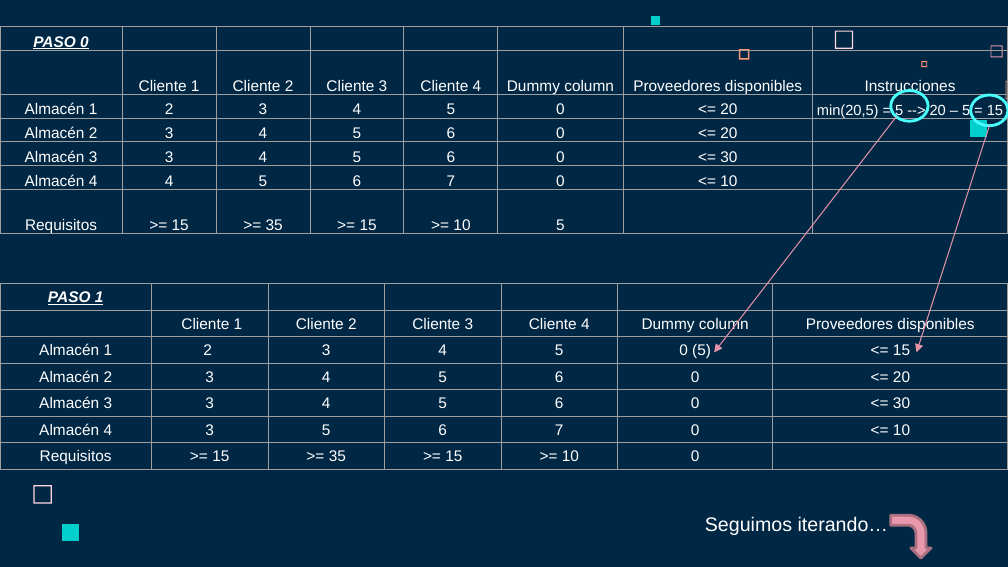
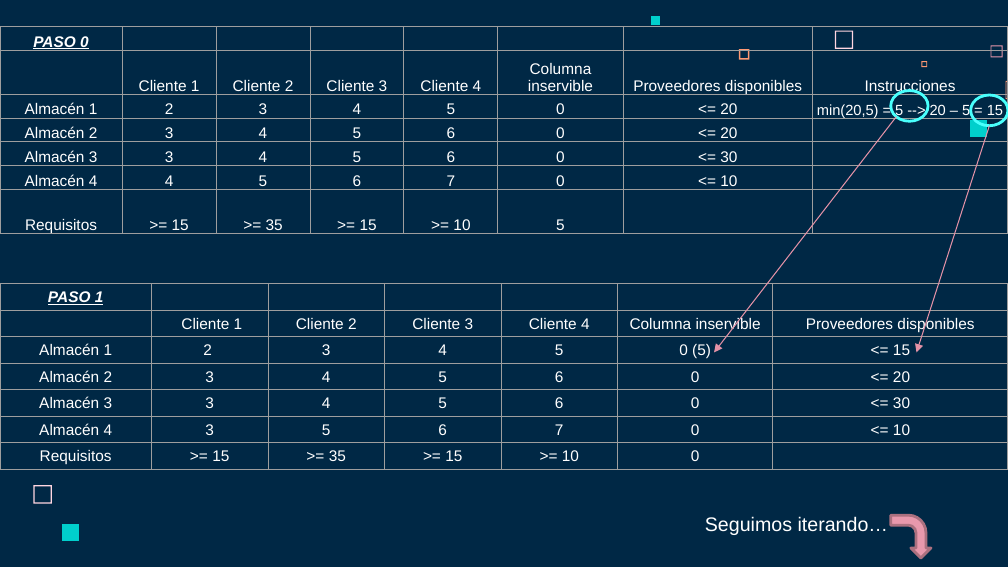
Before and after one commit to Fertry/MASI, a slide deck: slide 21 of Presentación - Problema del Transporte MASI.pptx. Drawn at 1008x567 pixels with LibreOffice and Linux fonts; fonts in the diff are those of the drawing. Boxes give left, top, right and bottom in pixels: in the first picture for what was removed or moved away, otherwise in the second. Text is boxed around its words. In the diff, an @@ line names an element or a change of style, - is before the commit and + after.

```diff
--- a/Presentación - Problema del Transporte MASI.pptx
+++ b/Presentación - Problema del Transporte MASI.pptx
@@ table at box(0, 26, 1007, 237) @@
-row 2, column 6: Dummy column
+row 2, column 6: Columna inservible
@@ table at box(0, 283, 1008, 470) @@
-row 2, column 6: Dummy column
+row 2, column 6: Columna inservible
```
Also in this commit, not shown: 1 other slide changed, 2 other files.
